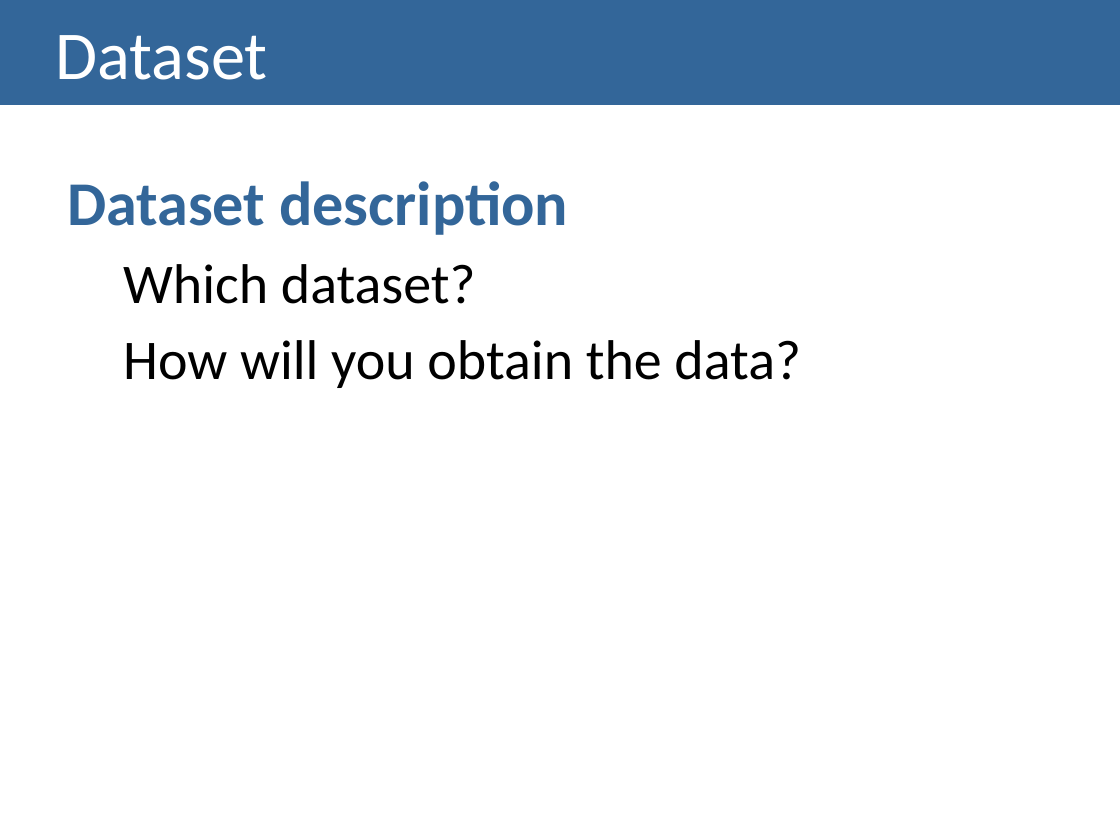
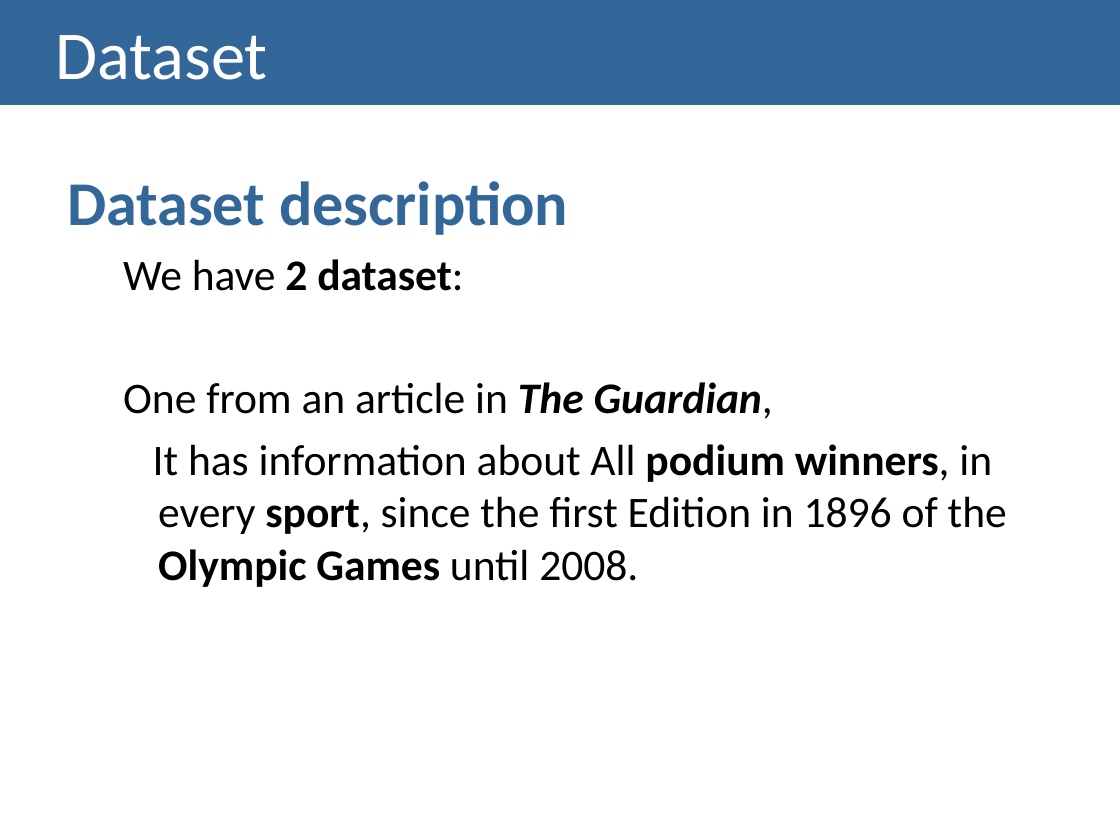
Before and after one commit to carboned4/V_I_2015_1, a slide deck: slide 5 of Lab03-PresentationTemplate.pptx. Drawn at 1120x840 pixels with LibreOffice and Linux fonts; fonts in the diff are those of the drawing. Boxes give left, top, right and bottom in pixels: in the first picture for what was removed or moved away, otherwise in the second. Text is boxed around its words. In the diff, an @@ line names an element or a change of style, - is before the commit and + after.

```diff
--- a/Lab03-PresentationTemplate.pptx
+++ b/Lab03-PresentationTemplate.pptx
@@ text at box(123, 259, 1007, 587): text changed; size 36 to 28 pt @@
-  Which dataset?
-  How will you obtain the data?
+  We have 2 dataset:
+  One from an article in The Guardian,
+  It has information about All podium winners, in every sport, since the first Edition in 1896 of the Olympic Games until 2008.
```
Also in this commit, not shown: 1 other slide changed, 1 slide added.
